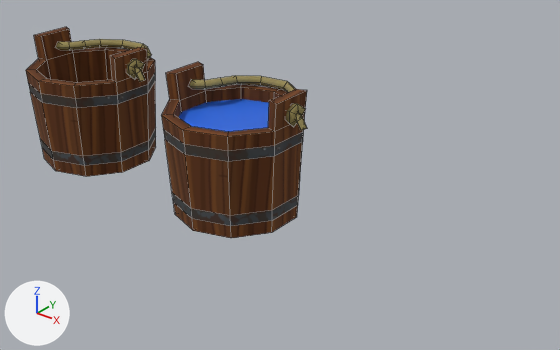
The Blender file Blends/prop-bucket.blend as it was, and as the next commit left it.
One viewpoint serves both versions: a 50 mm camera at (3.204, -2.432, 1.502) aimed at (1.185, 0.093, -0.063). Arrows for +X, +Y and +Z are at lower left; the lights stay in place. The first picture is the older version. Mesh edges are drawn as thin lines.

In view in the first picture: 'prop-bucket', 'prop-bucket-water'.
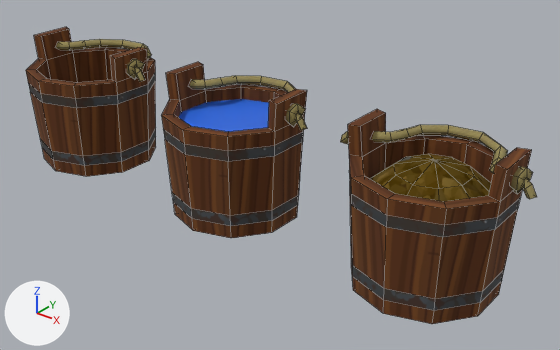
Commit message: adding bucket with dirt

Boxes (x1, y1, x2, y2) around the edits, measured in the pictures (560 x 350 px):
'prop-bucket-dirt', added (brown): after (340, 109, 537, 324)
    faces in mat_wood (picture img_wood_fine_png): (348, 109, 532, 324)
    faces in mat_dirt (picture img_dirt_with_clumps_png): (370, 154, 491, 202)
    faces in mat_metal (picture img_metal_png): (349, 171, 520, 310)
    faces in mat_rope (picture img_cloth_2_png): (340, 125, 537, 199)

What the commit changed:
Picture 'dirt-with-clumps.png' (img_dirt_with_clumps_png) is new.
Material 'dirt' (mat_dirt) is new.
Its texture is img_dirt_with_clumps_png.
Its specular ior level is 0.0.
Mesh me_prop_bucket_dirt is new.
It has 239 vertices, 224 faces and spans x -0.43..0.401, y -0.33..0.352, z -0.25..0.376.
Faces by material slot: [88, 20, 96, 20].
It uses material mat_wood (picture img_wood_fine_png).
It uses material mat_metal (picture img_metal_png).
It uses material mat_rope (picture img_cloth_2_png).
It uses material mat_dirt (picture img_dirt_with_clumps_png).
Object 'prop-bucket-dirt' (ob_prop_bucket_dirt) is new; it shows me_prop_bucket_dirt.
Its location is (2.0, 0.0, 0.0).
